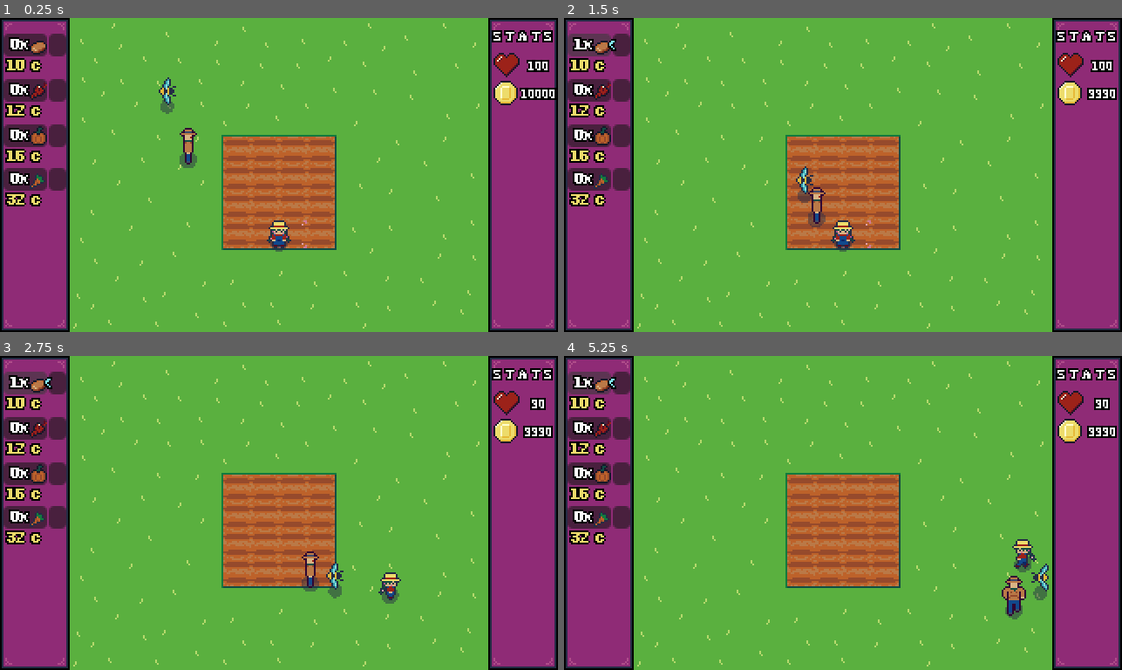
Above: before the commit, frames 1-4 (two rows, left to right).
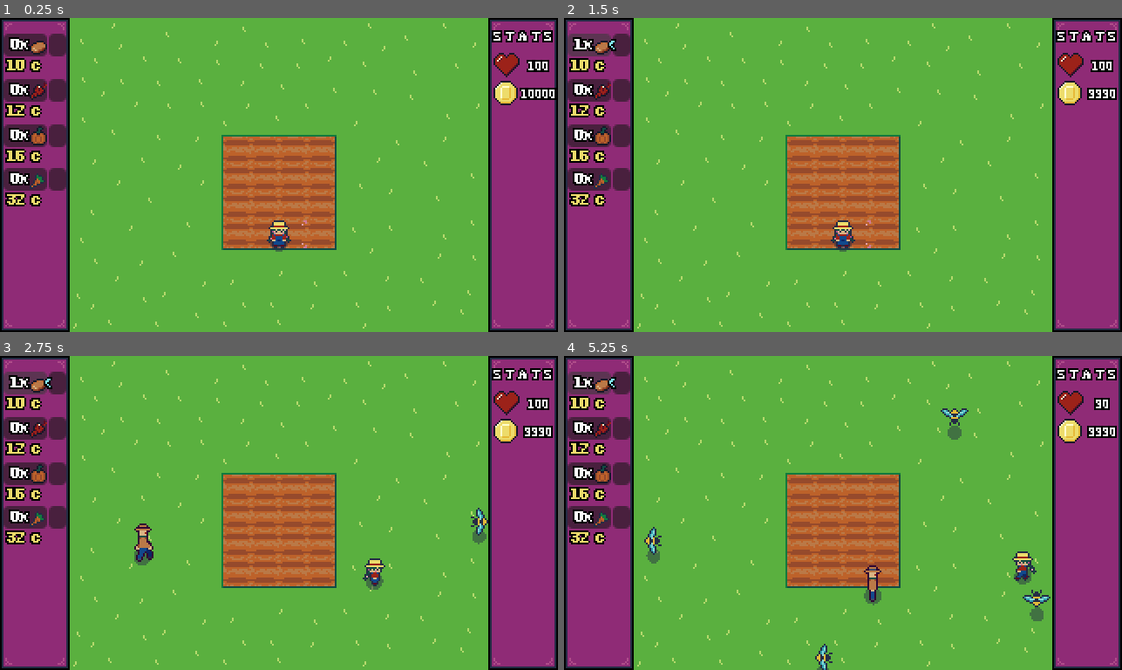
Above: after the commit, the same moments.

Repository: ghoulBlade3/harvest_bounty
Game: Godot game, scene res://main.tscn
Two runs of this game, one before a commit and one after it. Both use one fixed random seed, a clock stepped at 60 frames per second and the inputs below.
Inputs (mouse positions are in pixels of both pictures, inside the frame that each line leads up to):
- Up to frame 1 (0.25 s): no input
- Up to frame 2 (1.5 s): click (619, 46) at 0.52 s; click (591, 46) at 1.27 s
- Up to frame 3 (2.75 s): hold D (move_right) from 2.03 s (still down); tap J (attack) at 2.1 s
- Up to frame 4 (5.25 s): release D (move_right) at 2.78 s; hold S (move_down) 2.78-3.53 s; tap one key every 0.75 s from 2.85 s: E (interact) R (water) J (attack) E (interact); hold D (move_right) 3.53-4.28 s; hold W (move_up) 4.28-5.03 s; hold A (move_left) from 5.03 s (still down)

The runs differ from the first frame. In frame 1, 0.5% of the frame differs, in the area x 28-36%, y 18-48%; in frame 2, 0.5%; in frame 3, 1.6%; in frame 4, 2.0%, in the area x 14-88%, y 16-100%.

Commit message:
added enemy spawning

Diff:
--- a/main.tscn
+++ b/main.tscn
@@ -11,13 +11,12 @@
 [ext_resource type="PackedScene" uid="uid://brw1cni5jksvl" path="res://scenes/buttons.tscn" id="6_7mycd"]
 [ext_resource type="Script" uid="uid://6uw87q7r382k" path="res://player_area.gd" id="6_dg77c"]
 [ext_resource type="Texture2D" uid="uid://dqq2uo8oilgpr" path="res://textures/player/water_test.png" id="8_4c57u"]
-[ext_resource type="PackedScene" uid="uid://btentsv82auxc" path="res://scenes/enemy_bee.tscn" id="10_074og"]
 [ext_resource type="FontFile" uid="uid://btuwvdh4n3pm6" path="res://textures/fonts/PixelSerif_16px_v02.ttf" id="10_dg77c"]
+[ext_resource type="Script" uid="uid://ducwbgtwhbqbt" path="res://spawn_areas.gd" id="10_yaehf"]
 [ext_resource type="Script" path="res://scripts/stats_holder.gd" id="11_2cqfq"]
 [ext_resource type="PackedScene" uid="uid://bvnbmxyd6w1l5" path="res://scenes/stat.tscn" id="11_ycdy4"]
 [ext_resource type="Texture2D" uid="uid://bjafpjcq12yqy" path="res://textures/ui/health.png" id="12_vivmo"]
 [ext_resource type="Texture2D" uid="uid://bo8h3dtxfhgwk" path="res://textures/ui/money.png" id="12_w48qg"]
-[ext_resource type="PackedScene" uid="uid://bj63vcd61rta6" path="res://scenes/enemy_bounty_hunter.tscn" id="18_cegan"]
 
 [sub_resource type="TileSetScenesCollectionSource" id="TileSetScenesCollectionSource_1bvp3"]
 scenes/1/scene = ExtResource("4_1bvp3")
@@ -251,8 +250,47 @@
 position = Vector2(0, 4)
 shape = SubResource("RectangleShape2D_yaehf")
 
-[node name="enemy_bee" parent="." unique_id=411508806 instance=ExtResource("10_074og")]
-position = Vector2(-72, -52)
+[node name="spawn_areas" type="Node2D" parent="." unique_id=65099256]
+script = ExtResource("10_yaehf")
+
+[node name="left_spawn_area" type="Node2D" parent="spawn_areas" unique_id=567268611]
+position = Vector2(-126, 0)
+
+[node name="point_1" type="Marker2D" parent="spawn_areas/left_spawn_area" unique_id=979244017]
+position = Vector2(-34, -83)
+
+[node name="point_2" type="Marker2D" parent="spawn_areas/left_spawn_area" unique_id=76617799]
+position = Vector2(5, 95)
+
+[node name="right_spawn_area" type="Node2D" parent="spawn_areas" unique_id=1081265499]
+position = Vector2(125, -1)
+
+[node name="point_1" type="Marker2D" parent="spawn_areas/right_spawn_area" unique_id=2077155078]
+position = Vector2(36, -82)
+
+[node name="point_2" type="Marker2D" parent="spawn_areas/right_spawn_area" unique_id=1974761240]
+position = Vector2(-3, 96)
+
+[node name="top_spawn_area" type="Node2D" parent="spawn_areas" unique_id=1377103714]
+position = Vector2(0, -85)
+
+[node name="point_1" type="Marker2D" parent="spawn_areas/top_spawn_area" unique_id=813160964]
+position = Vector2(-159, -39)
+
+[node name="point_2" type="Marker2D" parent="spawn_areas/top_spawn_area" unique_id=2135006581]
+position = Vector2(161, 1)
+
+[node name="bottom_spawn_area" type="Node2D" parent="spawn_areas" unique_id=1672442502]
+position = Vector2(0, 97)
+
+[node name="point_1" type="Marker2D" parent="spawn_areas/bottom_spawn_area" unique_id=794493462]
+position = Vector2(-159, -1)
+
+[node name="point_2" type="Marker2D" parent="spawn_areas/bottom_spawn_area" unique_id=591636972]
+position = Vector2(160, 32)
+
+[node name="Timer" type="Timer" parent="spawn_areas" unique_id=1369850285]
+autostart = true
 
 [node name="camera" type="Camera2D" parent="." unique_id=403919883]
 position = Vector2(0, 6)
@@ -352,38 +390,36 @@
 [node name="bottom_border" type="CollisionShape2D" parent="world_border" unique_id=212930843]
 shape = SubResource("WorldBoundaryShape2D_cegan")
 
-[node name="enemy_bounty_hunter" parent="." unique_id=236252020 instance=ExtResource("18_cegan")]
-position = Vector2(-59, -18)
-
 [connection signal="area_entered" from="game_objects/farmland" to="game_objects/farmland" method="_on_area_entered"]
 [connection signal="area_exited" from="game_objects/farmland" to="game_objects/farmland" method="_on_area_exited"]
-[connection signal="area_entered" from="game_objects/@Area2D@45793" to="game_objects/@Area2D@45793" method="_on_area_entered"]
-[connection signal="area_exited" from="game_objects/@Area2D@45793" to="game_objects/@Area2D@45793" method="_on_area_exited"]
-[connection signal="area_entered" from="game_objects/@Area2D@45794" to="game_objects/@Area2D@45794" method="_on_area_entered"]
-[connection signal="area_exited" from="game_objects/@Area2D@45794" to="game_objects/@Area2D@45794" method="_on_area_exited"]
-[connection signal="area_entered" from="game_objects/@Area2D@45795" to="game_objects/@Area2D@45795" method="_on_area_entered"]
-[connection signal="area_exited" from="game_objects/@Area2D@45795" to="game_objects/@Area2D@45795" method="_on_area_exited"]
-[connection signal="area_entered" from="game_objects/@Area2D@45796" to="game_objects/@Area2D@45796" method="_on_area_entered"]
-[connection signal="area_exited" from="game_objects/@Area2D@45796" to="game_objects/@Area2D@45796" method="_on_area_exited"]
-[connection signal="area_entered" from="game_objects/@Area2D@45797" to="game_objects/@Area2D@45797" method="_on_area_entered"]
-[connection signal="area_exited" from="game_objects/@Area2D@45797" to="game_objects/@Area2D@45797" method="_on_area_exited"]
-[connection signal="area_entered" from="game_objects/@Area2D@45798" to="game_objects/@Area2D@45798" method="_on_area_entered"]
-[connection signal="area_exited" from="game_objects/@Area2D@45798" to="game_objects/@Area2D@45798" method="_on_area_exited"]
-[connection signal="area_entered" from="game_objects/@Area2D@45799" to="game_objects/@Area2D@45799" method="_on_area_entered"]
-[connection signal="area_exited" from="game_objects/@Area2D@45799" to="game_objects/@Area2D@45799" method="_on_area_exited"]
-[connection signal="area_entered" from="game_objects/@Area2D@45800" to="game_objects/@Area2D@45800" method="_on_area_entered"]
-[connection signal="area_exited" from="game_objects/@Area2D@45800" to="game_objects/@Area2D@45800" method="_on_area_exited"]
-[connection signal="area_entered" from="game_objects/@Area2D@45801" to="game_objects/@Area2D@45801" method="_on_area_entered"]
-[connection signal="area_exited" from="game_objects/@Area2D@45801" to="game_objects/@Area2D@45801" method="_on_area_exited"]
-[connection signal="area_entered" from="game_objects/@Area2D@45802" to="game_objects/@Area2D@45802" method="_on_area_entered"]
-[connection signal="area_exited" from="game_objects/@Area2D@45802" to="game_objects/@Area2D@45802" method="_on_area_exited"]
-[connection signal="area_entered" from="game_objects/@Area2D@45803" to="game_objects/@Area2D@45803" method="_on_area_entered"]
-[connection signal="area_exited" from="game_objects/@Area2D@45803" to="game_objects/@Area2D@45803" method="_on_area_exited"]
-[connection signal="area_entered" from="game_objects/@Area2D@45804" to="game_objects/@Area2D@45804" method="_on_area_entered"]
-[connection signal="area_exited" from="game_objects/@Area2D@45804" to="game_objects/@Area2D@45804" method="_on_area_exited"]
-[connection signal="area_entered" from="game_objects/@Area2D@45805" to="game_objects/@Area2D@45805" method="_on_area_entered"]
-[connection signal="area_exited" from="game_objects/@Area2D@45805" to="game_objects/@Area2D@45805" method="_on_area_exited"]
-[connection signal="area_entered" from="game_objects/@Area2D@45806" to="game_objects/@Area2D@45806" method="_on_area_entered"]
-[connection signal="area_exited" from="game_objects/@Area2D@45806" to="game_objects/@Area2D@45806" method="_on_area_exited"]
-[connection signal="area_entered" from="game_objects/@Area2D@45807" to="game_objects/@Area2D@45807" method="_on_area_entered"]
-[connection signal="area_exited" from="game_objects/@Area2D@45807" to="game_objects/@Area2D@45807" method="_on_area_exited"]
+[connection signal="area_entered" from="game_objects/@Area2D@22786" to="game_objects/@Area2D@22786" method="_on_area_entered"]
+[connection signal="area_exited" from="game_objects/@Area2D@22786" to="game_objects/@Area2D@22786" method="_on_area_exited"]
+[connection signal="area_entered" from="game_objects/@Area2D@22787" to="game_objects/@Area2D@22787" method="_on_area_entered"]
+[connection signal="area_exited" from="game_objects/@Area2D@22787" to="game_objects/@Area2D@22787" method="_on_area_exited"]
+[connection signal="area_entered" from="game_objects/@Area2D@22788" to="game_objects/@Area2D@22788" method="_on_area_entered"]
+[connection signal="area_exited" from="game_objects/@Area2D@22788" to="game_objects/@Area2D@22788" method="_on_area_exited"]
+[connection signal="area_entered" from="game_objects/@Area2D@22789" to="game_objects/@Area2D@22789" method="_on_area_entered"]
+[connection signal="area_exited" from="game_objects/@Area2D@22789" to="game_objects/@Area2D@22789" method="_on_area_exited"]
+[connection signal="area_entered" from="game_objects/@Area2D@22790" to="game_objects/@Area2D@22790" method="_on_area_entered"]
+[connection signal="area_exited" from="game_objects/@Area2D@22790" to="game_objects/@Area2D@22790" method="_on_area_exited"]
+[connection signal="area_entered" from="game_objects/@Area2D@22791" to="game_objects/@Area2D@22791" method="_on_area_entered"]
+[connection signal="area_exited" from="game_objects/@Area2D@22791" to="game_objects/@Area2D@22791" method="_on_area_exited"]
+[connection signal="area_entered" from="game_objects/@Area2D@22792" to="game_objects/@Area2D@22792" method="_on_area_entered"]
+[connection signal="area_exited" from="game_objects/@Area2D@22792" to="game_objects/@Area2D@22792" method="_on_area_exited"]
+[connection signal="area_entered" from="game_objects/@Area2D@22793" to="game_objects/@Area2D@22793" method="_on_area_entered"]
+[connection signal="area_exited" from="game_objects/@Area2D@22793" to="game_objects/@Area2D@22793" method="_on_area_exited"]
+[connection signal="area_entered" from="game_objects/@Area2D@22794" to="game_objects/@Area2D@22794" method="_on_area_entered"]
+[connection signal="area_exited" from="game_objects/@Area2D@22794" to="game_objects/@Area2D@22794" method="_on_area_exited"]
+[connection signal="area_entered" from="game_objects/@Area2D@22795" to="game_objects/@Area2D@22795" method="_on_area_entered"]
+[connection signal="area_exited" from="game_objects/@Area2D@22795" to="game_objects/@Area2D@22795" method="_on_area_exited"]
+[connection signal="area_entered" from="game_objects/@Area2D@22796" to="game_objects/@Area2D@22796" method="_on_area_entered"]
+[connection signal="area_exited" from="game_objects/@Area2D@22796" to="game_objects/@Area2D@22796" method="_on_area_exited"]
+[connection signal="area_entered" from="game_objects/@Area2D@22797" to="game_objects/@Area2D@22797" method="_on_area_entered"]
+[connection signal="area_exited" from="game_objects/@Area2D@22797" to="game_objects/@Area2D@22797" method="_on_area_exited"]
+[connection signal="area_entered" from="game_objects/@Area2D@22798" to="game_objects/@Area2D@22798" method="_on_area_entered"]
+[connection signal="area_exited" from="game_objects/@Area2D@22798" to="game_objects/@Area2D@22798" method="_on_area_exited"]
+[connection signal="area_entered" from="game_objects/@Area2D@22799" to="game_objects/@Area2D@22799" method="_on_area_entered"]
+[connection signal="area_exited" from="game_objects/@Area2D@22799" to="game_objects/@Area2D@22799" method="_on_area_exited"]
+[connection signal="area_entered" from="game_objects/@Area2D@22800" to="game_objects/@Area2D@22800" method="_on_area_entered"]
+[connection signal="area_exited" from="game_objects/@Area2D@22800" to="game_objects/@Area2D@22800" method="_on_area_exited"]
+[connection signal="timeout" from="spawn_areas/Timer" to="spawn_areas" method="_on_timer_timeout"]
--- a/scenes/enemy_bee.tscn
+++ b/scenes/enemy_bee.tscn
@@ -128,7 +128,7 @@
 sprite = NodePath("../enemy_bounty_hunter_sprite")
 
 [node name="health_component" parent="." unique_id=369237019 instance=ExtResource("5_nu5c3")]
-kMaxHealth = 50
+kMaxHealth = 25
 
 [node name="attack_component" parent="." unique_id=200530912 instance=ExtResource("6_85sb7")]
 
--- a/scenes/enemy_bounty_hunter.tscn
+++ b/scenes/enemy_bounty_hunter.tscn
@@ -168,6 +168,7 @@
 sprite = NodePath("../enemy_bounty_hunter_sprite")
 
 [node name="health_component" parent="." unique_id=369237019 instance=ExtResource("4_6moac")]
+kMaxHealth = 50
 
 [node name="attack_component" parent="." unique_id=200530912 instance=ExtResource("6_7bw08")]
 
--- a/scripts/enemy_ai_component.gd
+++ b/scripts/enemy_ai_component.gd
@@ -1,7 +1,7 @@
 extends Node
 class_name enemy_ai_component
 
-@onready var target: CharacterBody2D = $"../../player"
+@onready var target: player = $"/root/main/player"
 @onready var parent = get_parent()
 
 @export var dir_animation_player: dir_anim_compoment
--- a/scripts/health_component.gd
+++ b/scripts/health_component.gd
@@ -1,6 +1,6 @@
 extends Node
 class_name health_component
-@onready var stats_holder: Node2D = $"../../camera/stats_holder"
+@onready var stats_holder: Node2D = $"/root/main/camera/stats_holder"
 @onready var audio_stream_player: AudioStreamPlayer = $AudioStreamPlayer
 
 @export var kMaxHealth: int = 100
@@ -14,7 +14,6 @@
 	children = parent.get_children()
 	for child in children:
 		if child is AnimatedSprite2D:
-			print("yes")
 			sprite = child
 	health = kMaxHealth
 
--- /dev/null
+++ b/spawn_areas.gd
@@ -0,0 +1,39 @@
+extends Node2D
+var spawn: bool = true
+var spawn_amnt: int = 1
+var rng = RandomNumberGenerator.new()
+const ENEMY_BOUNTY_HUNTER = preload("uid://bj63vcd61rta6")
+const ENEMY_BEE = preload("uid://btentsv82auxc")
+var children
+@onready var timer: Timer = $Timer
+
+func spawn_bounty_hunter(position):
+	var instance = ENEMY_BOUNTY_HUNTER.instantiate()
+	instance.global_position = position
+	add_child(instance)
+	pass
+
+func spawn_bee(position):
+	var instance = ENEMY_BEE.instantiate()
+	instance.global_position = position
+	add_child(instance)
+
+func _ready() -> void:
+	children = get_children()
+
+func _physics_process(delta: float) -> void:
+	pass
+
+
+func _on_timer_timeout() -> void:
+	for _x in spawn_amnt:
+		var position: Vector2
+		var rand_enemy_type: int
+		var child = children[rng.randi_range(0,3)]
+		position.x = rng.randi_range(child.get_child(0).global_position.x,child.get_child(1).global_position.x)
+		position.y = rng.randi_range(child.get_child(0).global_position.y,child.get_child(1).global_position.y)
+		rand_enemy_type = rng.randi_range(0,3)
+		if rand_enemy_type > 1:
+			spawn_bee(position)
+		else:
+			spawn_bounty_hunter(position)
Not shown, added: spawn_areas.gd.uid
